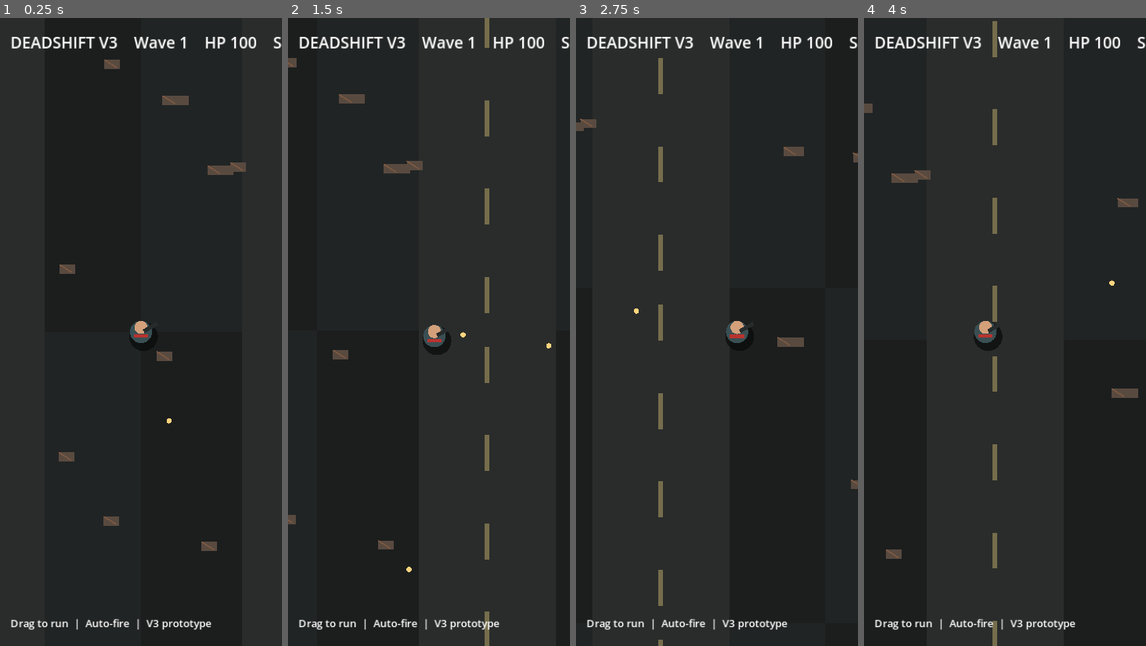
Above: before the commit, frames 1-4 (left to right).
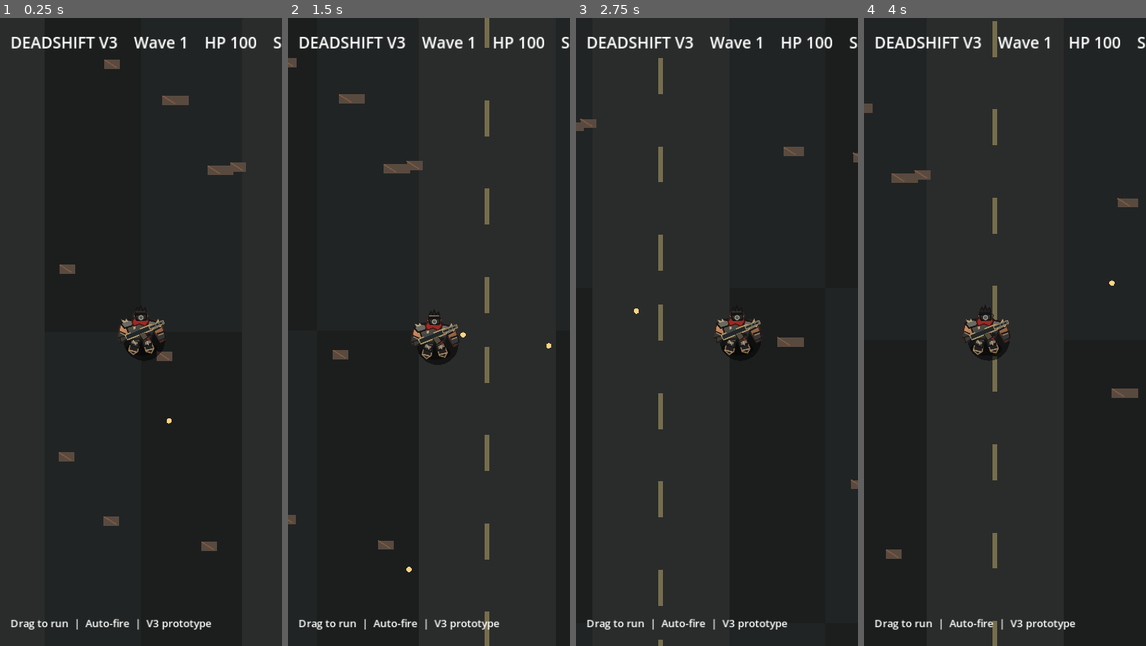
Above: after the commit, the same moments.

Repository: dennypag02/deadshift
Game: Godot game, scene res://scenes/main.tscn
Two runs of this game, one before a commit and one after it. Both use one fixed random seed, a clock stepped at 60 frames per second and the inputs below.
Inputs (mouse positions are in pixels of both pictures, inside the frame that each line leads up to):
- Up to frame 1 (0.25 s): no input
- Up to frame 2 (1.5 s): tap Enter at 0.5 s; move the mouse to (491, 300) at 0.52 s; hold Right (ui_right) 0.53-1.25 s; click (491, 300) at 0.67 s; drag from (372, 363) to (414, 457) at 1.27 s
- Up to frame 3 (2.75 s): move the mouse to (745, 193) at 2.02 s; hold Right (ui_right) from 2.03 s (still down)
- Up to frame 4 (4 s): release Right (ui_right) at 2.75 s; drag from (990, 457) to (920, 237) at 2.77 s; move the mouse to (1089, 426) at 3.52 s; hold Left (ui_left) from 3.53 s (still down)

The runs differ from the first frame. In frame 1, 0.5% of the frame differs, in the area x 41-59%, y 46-54%; in frame 2, 0.5%, in the area x 43-61%, y 47-55%; in frame 3, 0.5%; in frame 4, 0.5%.

Commit message:
V3A: render original wasteland survivor texture in Godot prototype

Diff:
--- a/godot/scripts/main.gd
+++ b/godot/scripts/main.gd
@@ -3,6 +3,7 @@
 ## Deterministic gameplay loop, without external art dependencies. Original detailed sprite assets follow V3A approval.
 
 const CHUNK := 512.0
+const SURVIVOR_ART := preload("res://art/survivor_wasteland.svg")
 const PLAYER_SPEED := 245.0
 const FIRE_PERIOD := 0.28
 const BULLET_SPEED := 570.0
@@ -147,11 +148,8 @@
 		draw_line(p + Vector2(9, 4), p + Vector2(21, 12), Color("#63765b"), 6.0)
 	for b in bullets:
 		draw_circle(b["pos"], BULLET_RADIUS, Color("#ffd47d"))
-	draw_circle(player_pos + Vector2(4, 7), 22, Color(0.03, 0.04, 0.04, 0.7))
-	draw_circle(player_pos, 17, Color("#394f53"))
-	draw_circle(player_pos + Vector2(0, -7), 10, Color("#d3a07a"))
-	draw_rect(Rect2(player_pos + Vector2(-11, 4), Vector2(22, 5)), Color("#b8332e"))
-	draw_line(player_pos + Vector2(4, -1), player_pos + Vector2(25, -13), Color("#272b2b"), 6.0)
+	draw_circle(player_pos + Vector2(5, 12), 32, Color(0.02, 0.02, 0.02, 0.6))
+	draw_texture_rect(SURVIVOR_ART, Rect2(player_pos - Vector2(44, 44), Vector2(88, 88)), false)
 
 func _draw_chunk(chunk: Vector2i) -> void:
 	var base := Vector2(chunk) * CHUNK
